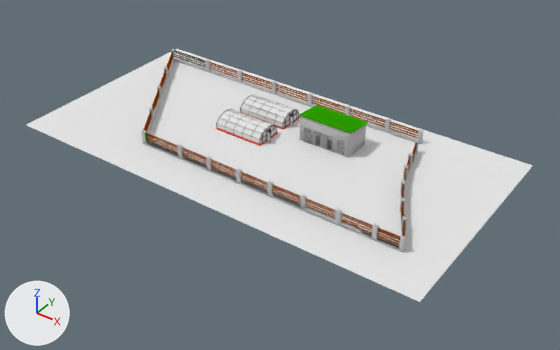
The Blender file blendFiles/LouiBlendFile.blend, before and after one commit.
Camera for both pictures: a 50 mm lens placed at (5.89, -7.88, 6.0), pointed at (0.34, -0.19, -0.32). Every picture has the same lights, and +X, +Y and +Z are marked at lower left.
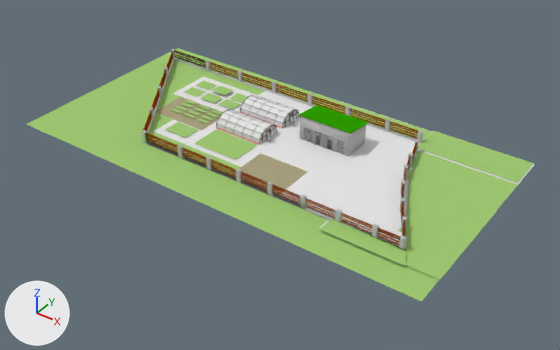
Changed parts and their boxes [x1, y1, x2, y2] in the pictures (560 x 350 px):
'Plane.001', added (green)
    after: [27, 48, 534, 302]
    faces in mat_floorgrass (green #a0c973): [27, 48, 534, 302]
    faces in mat_whitegravel (white #e7e7e7): [261, 100, 534, 246]
    faces in mat_blownfloor (beige #aaa280): [156, 97, 308, 195]
    faces in mat_whitegravel_1 (white #e7e7e7): [183, 91, 312, 167]
    faces in mat_stones_path (white #e7e7e7): [154, 76, 257, 143]
'Plane.005', deleted
    before: [26, 49, 533, 302]
    faces in mat_whitegravel (white #e7e7e7): [26, 49, 533, 302]
    faces in mat_stones_path (white #e7e7e7): [153, 77, 302, 170]

Diff of the bpy script that builds the scene:
```diff
--- a/blendFiles/LouiBlendFile.blend.py
+++ b/blendFiles/LouiBlendFile.blend.py
@@ mat_whitegravel_1 @@
+mat_whitegravel_1 = diffuse_material('whiteGravel')
+mat_whitegravel_1.base_color = (0.8, 0.8, 0.8)  # white #e7e7e7
@@ mat_blownfloor @@
+mat_blownfloor = diffuse_material('blownfloor')
+mat_blownfloor.base_color = (0.402, 0.363, 0.215)  # beige #aaa280
@@ mat_floorgrass @@
+mat_floorgrass = diffuse_material('floorGrass')
+mat_floorgrass.base_color = (0.353, 0.581, 0.17)  # green #a0c973
@@ me_plane_001 @@
+me_plane_001.from_pydata(...)  # 990 vertices, 313 faces; spans x -1.0..0.21, y -1.33..0.76, z -0.73..0.03
+# faces by material slot: [87, 8, 154, 34, 30]
+me_plane_001.materials.append(mat_whitegravel)  # white #e7e7e7
+me_plane_001.materials.append(mat_blownfloor)  # beige #aaa280
+me_plane_001.materials.append(mat_floorgrass)  # green #a0c973
+me_plane_001.materials.append(mat_stones_path)  # white #e7e7e7
+me_plane_001.materials.append(mat_whitegravel_1)  # white #e7e7e7
@@ ob_plane_005 @@
-ob_plane_005 = bpy.data.objects.new('Plane.005', me_plane_007)
-ob_plane_005.location = (1.08, 2.35, 0.18)
-ob_plane_005.rotation_euler = (-0.0621, -0.0113, 0.752)  # degrees (-3.6, -0.6, 43)
-ob_plane_005.scale = (6.08, 3.41, 0.621)
@@ ob_plane_001 @@
+ob_plane_001 = bpy.data.objects.new('Plane.001', me_plane_001)
+ob_plane_001.location = (1.1, 2.35, 0.2)
+ob_plane_001.rotation_euler = (-0.0621, -0.0113, 0.752)  # degrees (-3.6, -0.6, 43)
+ob_plane_001.scale = (6.08, 3.41, 0.621)
```
